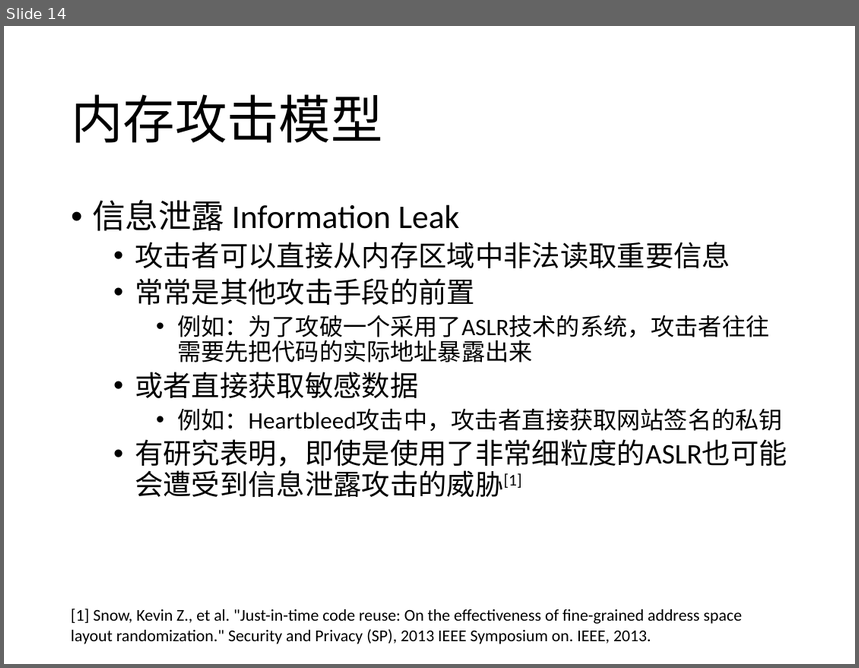
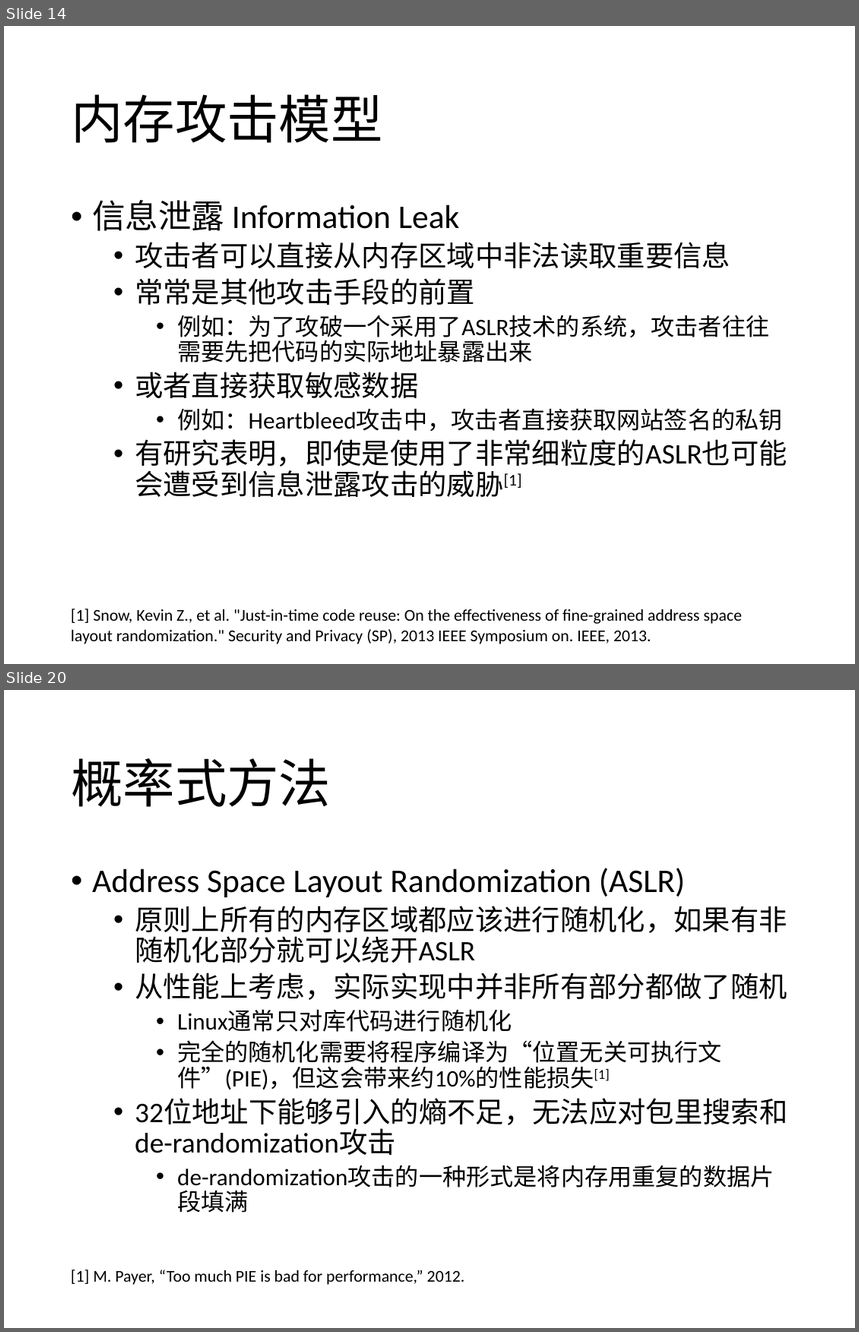
Before and after one commit to CodeATA/Docs, a slide deck: 内存安全报告.pptx. Shown one above the other, each under a label of ours: slide 14 before the commit, slides 14 and 20 after it; the slides between them are not shown. The pictures are 859x668 and 859x1332 pixels, drawn with LibreOffice and Linux fonts; fonts in the diff are those of the drawing. Boxes give left, top, right and bottom in pixels: in the first picture for what was removed or moved away, otherwise in the second. Text is boxed around its words. In the diff, an @@ line names an element or a change of style, - is before the commit and + after.

```diff
--- a/内存安全报告.pptx
+++ b/内存安全报告.pptx
@@ slide 20 added at box(4, 690, 855, 1328), background #FFFFFF @@
@@ title added at box(71, 758, 331, 807), 44 pt, text #000000 @@
+概率式方法
@@ text added at box(92, 868, 788, 1188), 24 pt, text #000000 @@
+• Address Space Layout Randomization (ASLR)
+  • 原则上所有的内存区域都应该进行随机化，如果有非随机化部分就可以绕开ASLR
+  • 从性能上考虑，实际实现中并非所有部分都做了随机
+    • Linux通常只对库代码进行随机化
+    • 完全的随机化需要将程序编译为“位置无关可执行文件”(PIE)，但这会带来约10%的性能损失[1]
+  • 32位地址下能够引入的熵不足，无法应对包里搜索和de-randomization攻击
+    • de-randomization攻击的一种形式是将内存用重复的数据片段填满
@@ text added at box(71, 1270, 465, 1285), 14 pt, text #000000 @@
+[1] M. Payer, “Too much PIE is bad for performance,” 2012.
```
Also in this commit, not shown: 1 slide changed, 7 other slides added.
